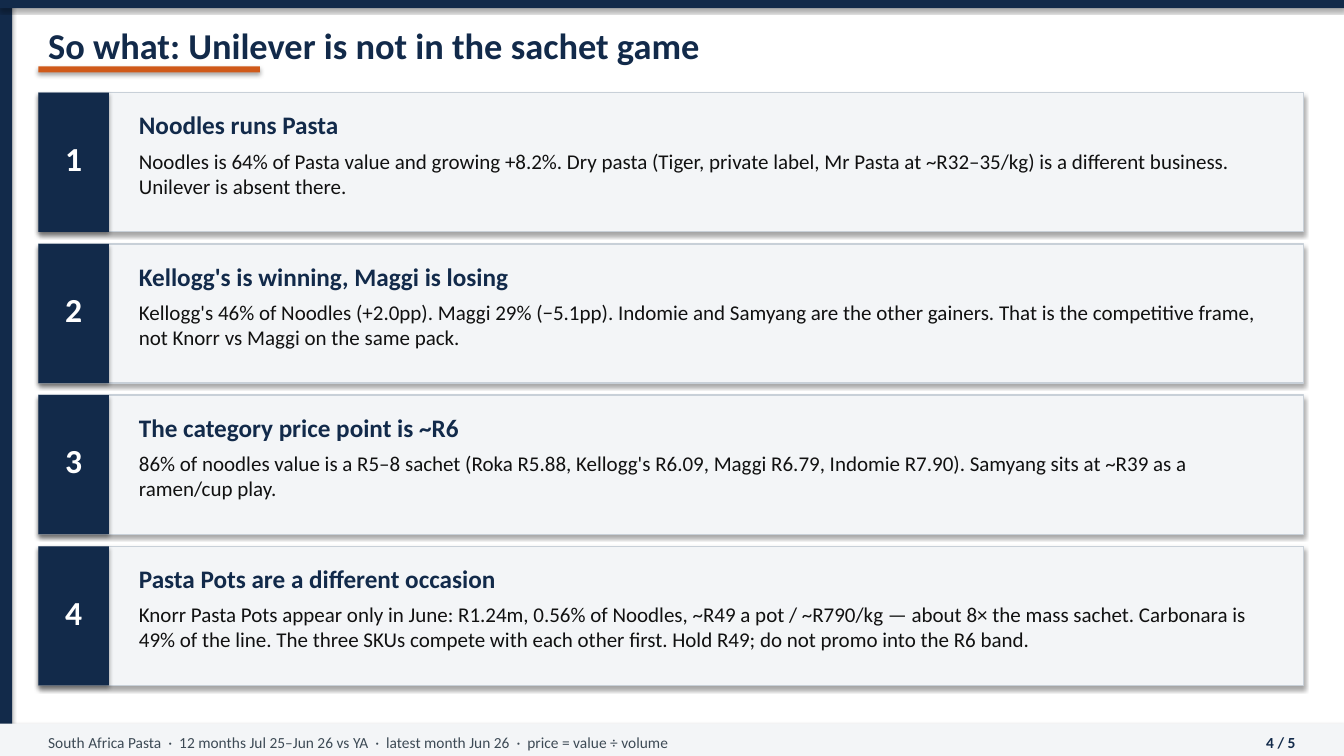
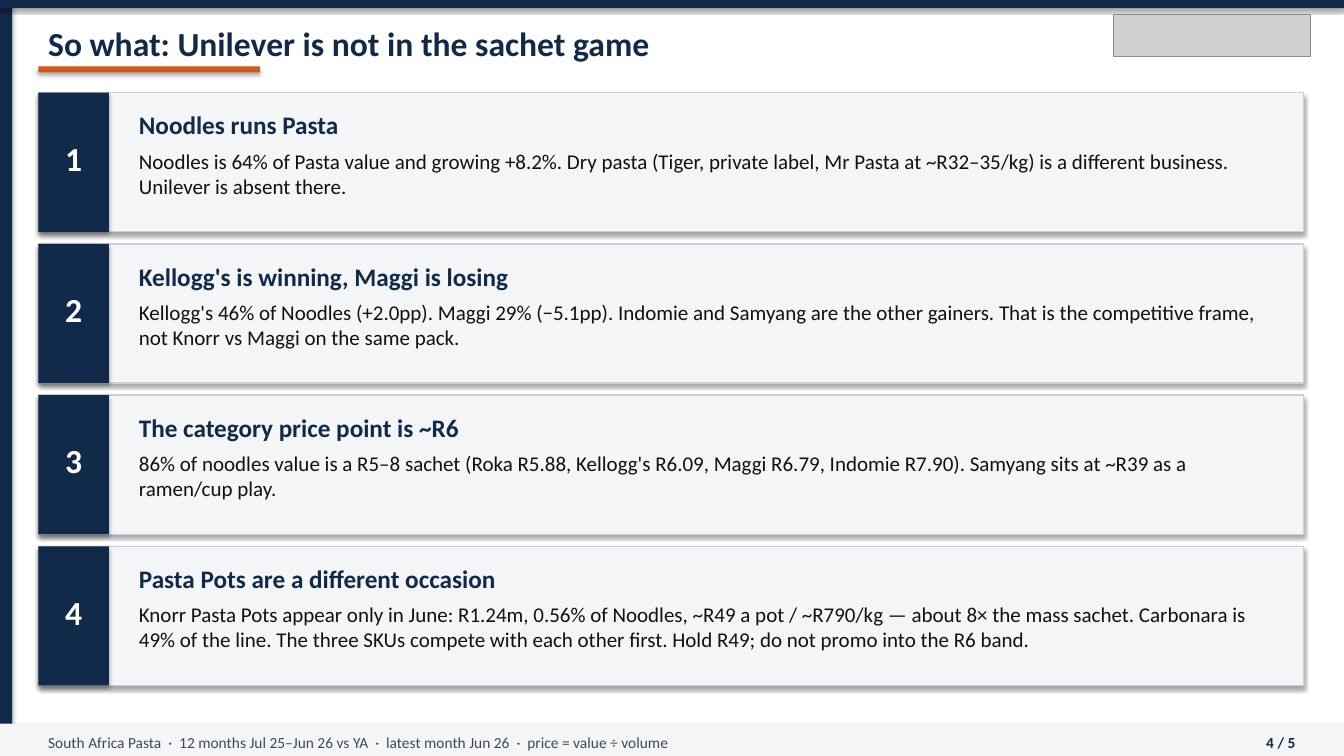
Before and after one commit to Joemusa/pasta, a slide deck: slide 4 of output/Unilever_Pasta_Noodles_Jun2026.pptx. Drawn at 1344x756 pixels with LibreOffice and Linux fonts; fonts in the diff are those of the drawing; grey boxes stand for pictures. Boxes give left, top, right and bottom in pixels: in the first picture for what was removed or moved away, otherwise in the second. Text is boxed around its words. In the diff, an @@ line names an element or a change of style, - is before the commit and + after.

```diff
--- a/output/Unilever_Pasta_Noodles_Jun2026.pptx
+++ b/output/Unilever_Pasta_Noodles_Jun2026.pptx
@@ text "So what: Unilever is not ..." at <box>48,32,649,62</box>: size 26 to 24 pt @@
@@ picture added at <box>1114,14,1311,56</box> @@
```
Also in this commit, not shown: 2 other slides changed, 5 other files.
